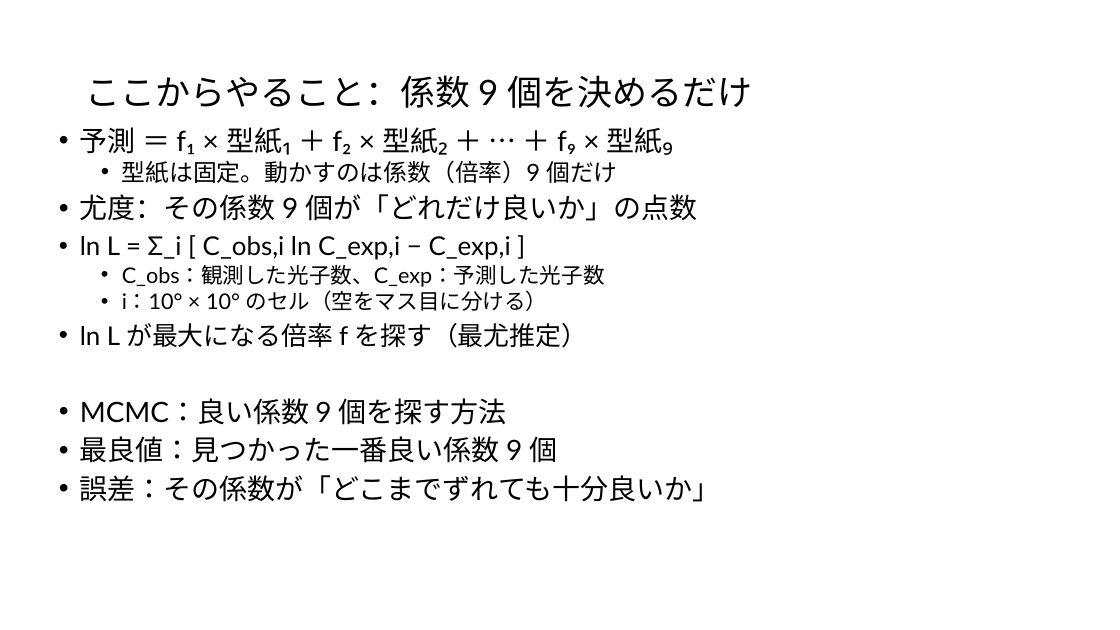
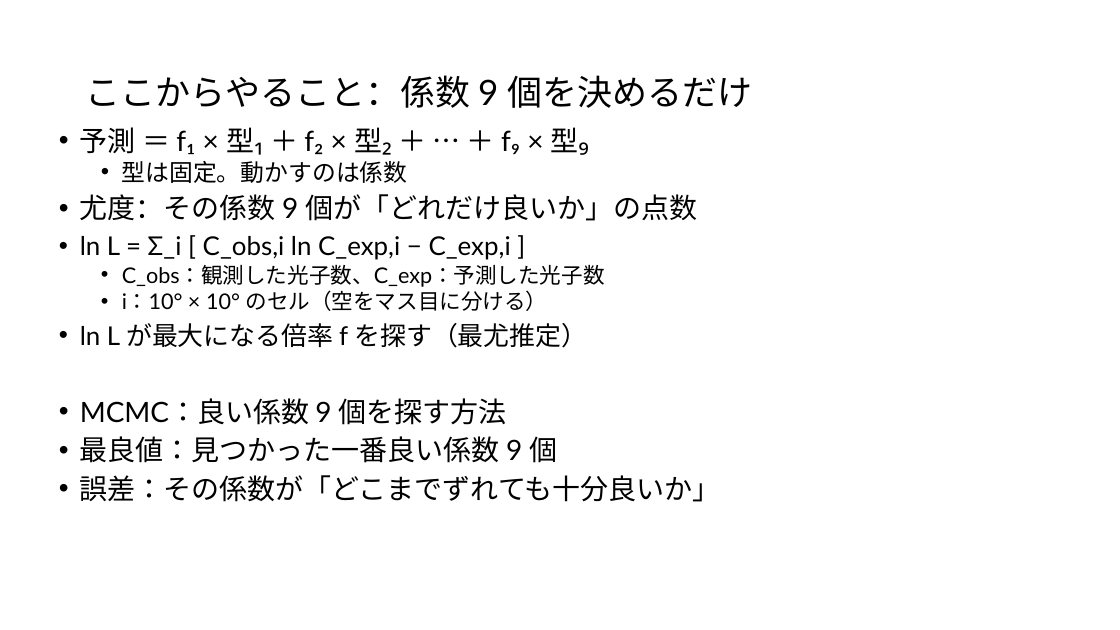
Before and after one commit to Mikann20041029/darkmatter-slides, a slide deck: slide 7 of slides/2026-10-03_研究進捗報告_claude_夕方版.pptx. Drawn at 1120x630 pixels with LibreOffice and Linux fonts; fonts in the diff are those of the drawing. Boxes give left, top, right and bottom in pixels: in the first picture for what was removed or moved away, otherwise in the second. Text is boxed around its words. In the diff, an @@ line names an element or a change of style, - is before the commit and + after.

Commit message:
slides: 本人の編集版を更新 (10-05 12:45)

```diff
--- a/slides/2026-10-03_研究進捗報告_claude_夕方版.pptx
+++ b/slides/2026-10-03_研究進捗報告_claude_夕方版.pptx
@@ text at [80, 127, 589, 183]: text changed @@
-• 予測 ＝ f₁ × 型紙₁ ＋ f₂ × 型紙₂ ＋ … ＋ f₉ × 型紙₉
-  • 型紙は固定。動かすのは係数（倍率）9 個だけ
+• 予測 ＝ f₁ × 型₁ ＋ f₂ × 型₂ ＋ … ＋ f₉ × 型₉
+  • 型は固定。動かすのは係数
```
